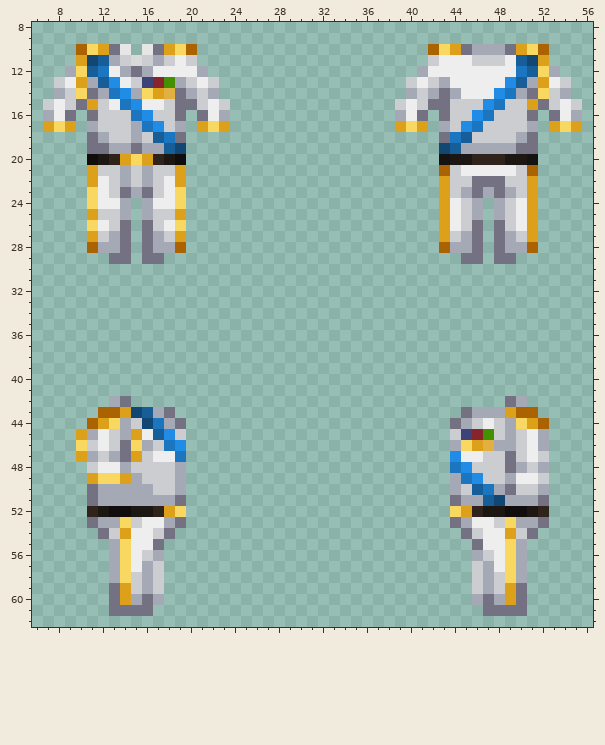
Pixel-art sprite, stored at Resources/Textures/SS220/Clothing/Uniforms/Jumpsuit/nanotrasen_diplomat.rsi/equipped-INNERCLOTHING.png. The first picture shows the starting point.
The file is 64x64 pixels. Pixels under 10% opacity are left out. Colours within 5 levels of each other are drawn and written as one. Shown: x 6..56, y 8..62.
Now the later version:
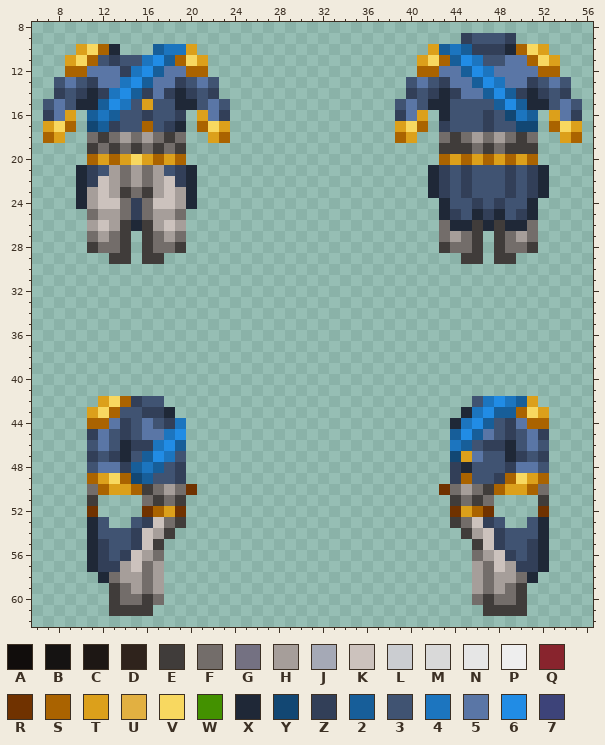
Palette (. is transparent): A #110d0c  B #151312  C #1d1714  D #2f231c  E #403c3a  F #736d6a  G #747182  H #a69e9a  J #a5a9b6  K #ccc2bd  L #cbcdd1  M #d9d9d9  N #e6e6e6  P #eeeeee  Q #88242d  R #703200  S #aa6300  T #dca01b  U #e2b041  V #f8d860  W #439100  X #1f2837  Y #124773  Z #323f58  2 #175e99  3 #405372  4 #1c75bf  5 #5a76a6  6 #218ce5  7 #3d4379
Difference:
Changed rows in their new state; - is an unchanged pixel.
first column x 7:
 9 --------------------------------------Z333Z------
10 ---T-SX.-.244T---------------------T242ZZZXS-T---
11 --TVS3Z33462SVT-------------------TVS2643355SVT--
12 --SS555Z46255SS-------------------SS552645555SS--
13 -353Z5546255Z353-----------------353Z5526455Z353-
14 -Z3ZXZ--2Z5ZXZ3Z-----------------Z3ZXZ552-2ZXZ3Z-
15 353XX26-3T33XX353---------------353XX3333262XX353
16 Z5T-24233Z33Z-T5Z---------------Z5T-X333Z3Y42-T5Z
17 --S-Y2Z33S3ZX-S-------------------S-Z333Z33YY-S--
18 ST--FEFHFHFEF--TS---------------ST--FEFHFHFEF--TS
19 ----EFEFEFEFE-----------------------EEEFEFEEE----
20 ----STS---STS-----------------------STSTSTSTS----
21 ---XZ3HFHFH3ZX---------------------XZ3Z333Z3ZX---
22 ---XZKHFHFHKZX---------------------XZ3Z333Z3ZX---
23 ---XHKHEFEHKHX---------------------XZ3Z333Z3ZX---
24 ---XHKKFZFKKHX----------------------X33Z3Z33X----
25 ----FHHFZFHHF-----------------------XZ3XZX3ZX----
26 ----HKHEXEHKH-----------------------FXXEXEXXF----
27 ----FHFE-EFHF-----------------------FHFE-EFHF----
28 ----EFFE-EFFE-----------------------EFFE-EFFE----
29 ------EE-EE---------------------------EE-EE------
first column x 10:
42 --TVSZ33----------------------------34642T-
43 -TV-33ZZX--------------------------X4622-VT
44 --S5Z353Z4------------------------X4623Z5S-
45 .Z53Z35546------------------------26253Z35Z
46 .353XZZ462------------------------423ZZX353
47 .Z3ZX32643------------------------YT533XZ3Z
48 -355Z2423Z------------------------ZX333Z553
49 -ST-SY233Z------------------------ZS33ZSVTS
50 -FSTTSEFHFR----------------------RFHFESTTSF
51 -E....FEFE------------------------EFEF....E
52 -R....RS-R------------------------R-SR....R
53 -X3..3ZKFE------------------------EFKZ3..3X
54 -X333ZKHE--------------------------EHKZ333X
55 -XZ33ZKE----------------------------EKZ33ZX
56 -XZ3ZKHF----------------------------FHKZ3ZX
57 -XZZHKFH----------------------------HFKHZZX
58 --XFHHFH----------------------------HFHHFX-
59 ---EFHFH----------------------------HFHFE--
60 ---EFFEF----------------------------FEFFE--
61 ---EEEE------------------------------EEEE--
Pixel boxes of the changes (left, top, right, bottom) in both pictures:
changed: (395, 33, 582, 264)
changed: (43, 44, 230, 264)
changed: (76, 396, 197, 616)
changed: (439, 396, 549, 616)
